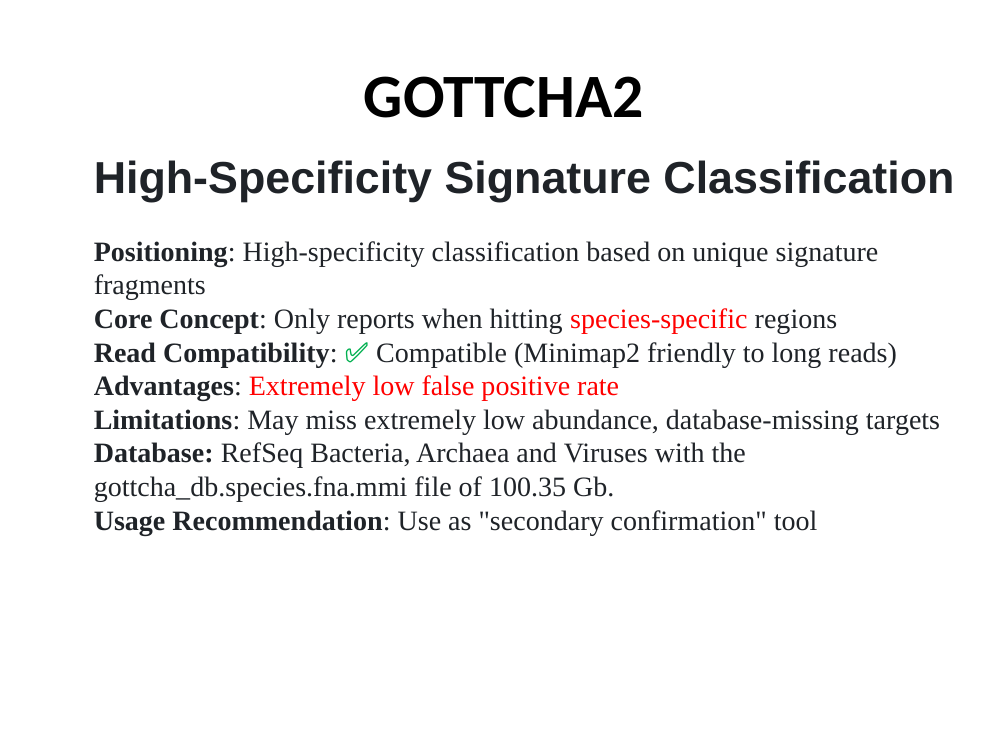
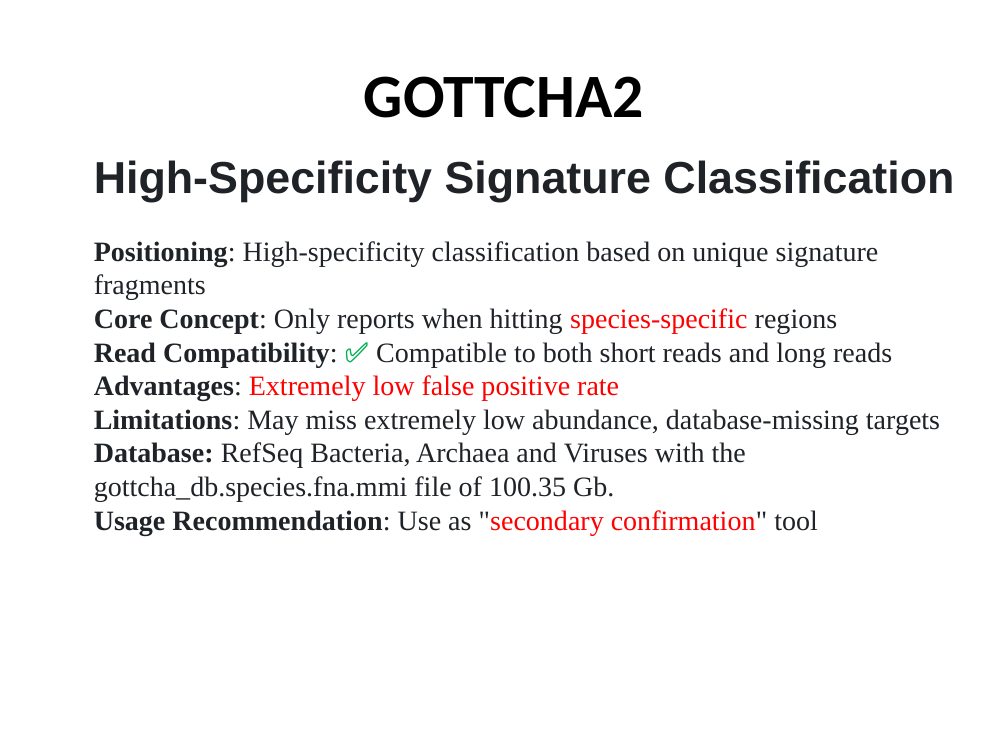
Before and after one commit to pengsihua2023/Metagenomic-Viral-Detection-Tool-Assessment, a slide deck: slide 9 of Wastewater Metagenomic Viral Detection Tool Assessment-1218.pptx. Drawn at 1008x756 pixels with LibreOffice and Linux fonts; fonts in the diff are those of the drawing. Boxes give left, top, right and bottom in pixels: in the first picture for what was removed or moved away, otherwise in the second. Text is boxed around its words. In the diff, an @@ line names an element or a change of style, - is before the commit and + after.

```diff
--- a/Wastewater Metagenomic Viral Detection Tool Assessment-1218.pptx
+++ b/Wastewater Metagenomic Viral Detection Tool Assessment-1218.pptx
@@ text at [94, 342, 892, 367]: text changed @@
-Read Compatibility: ✅ Compatible (Minimap2 friendly to long reads)
+Read Compatibility: ✅ Compatible to both short reads and long reads
@@ text at [94, 510, 818, 535]: text colour #1F2328 to #FF0000 in ""secondary confirmation"" @@
```
Also in this commit, not shown: 15 other slides changed.
